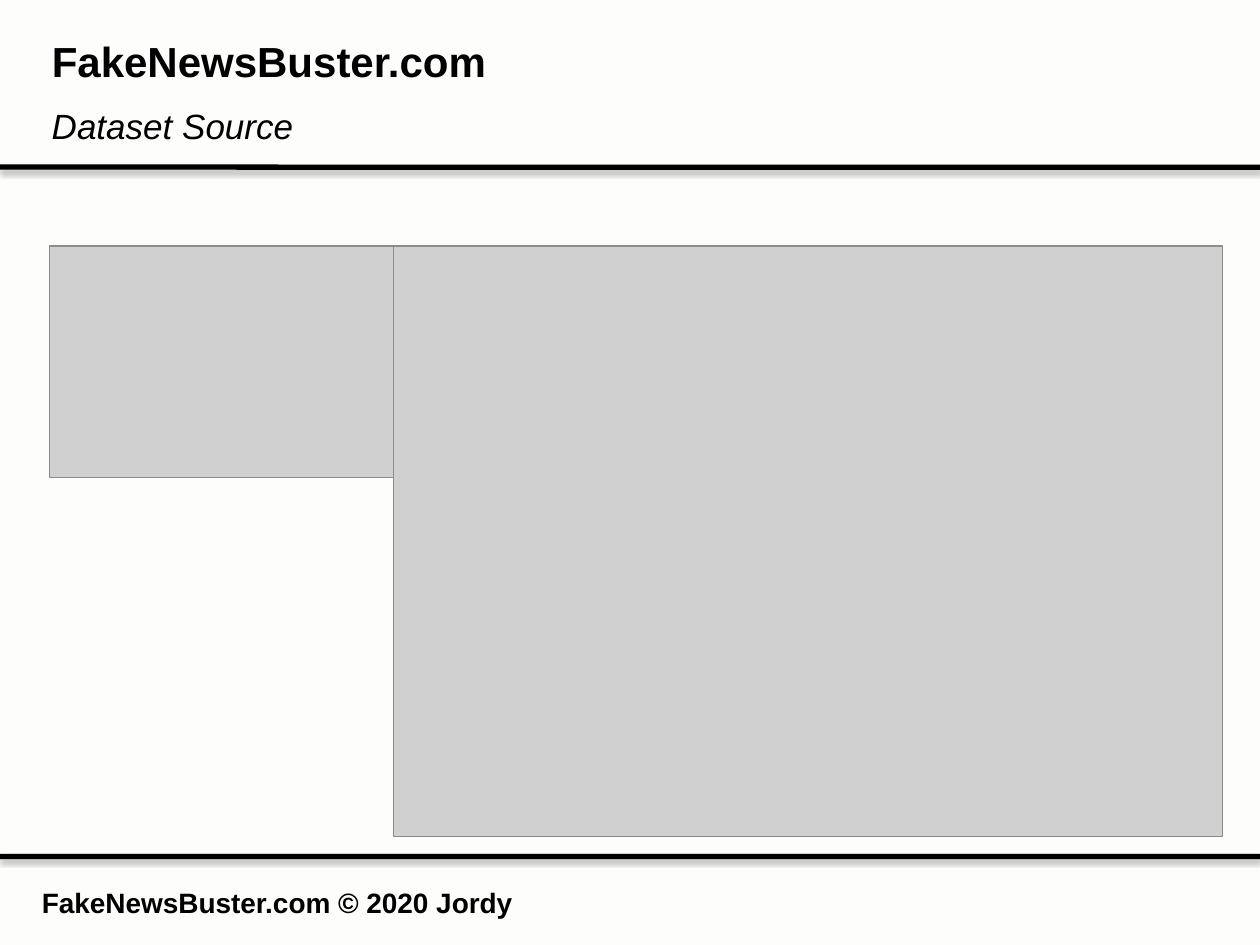
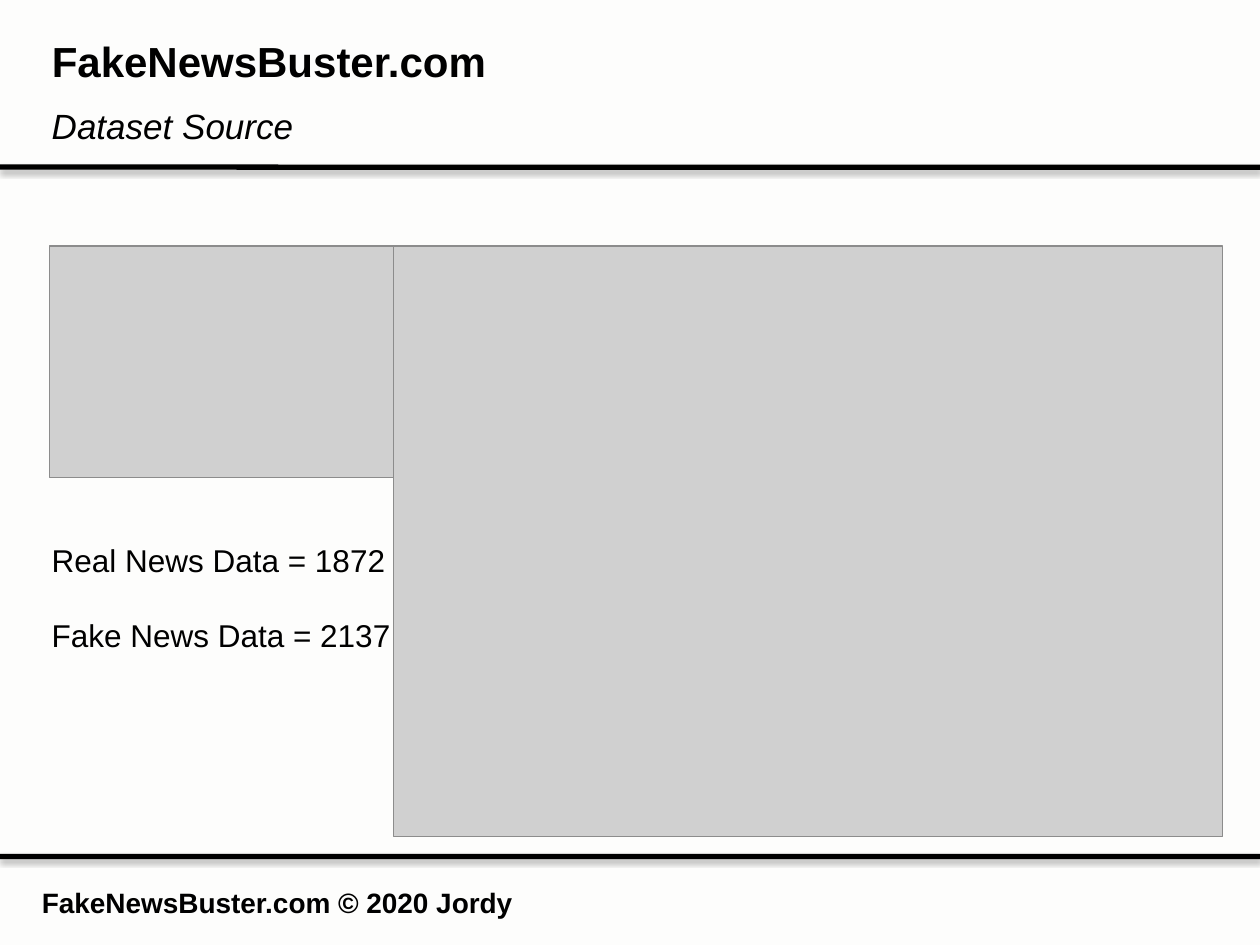
Before and after one commit to Jordyyusim/Fake-News-Detection, a slide deck: slide 5 of Presentation.pptx. Drawn at 1260x945 pixels with LibreOffice and Linux fonts; fonts in the diff are those of the drawing; grey boxes stand for pictures. Boxes give left, top, right and bottom in pixels: in the first picture for what was removed or moved away, otherwise in the second. Text is boxed around its words. In the diff, an @@ line names an element or a change of style, - is before the commit and + after.

```diff
--- a/Presentation.pptx
+++ b/Presentation.pptx
@@ text added at [52,549,390,648], 18 pt, text #000000 @@
+Real News Data = 1872
+Fake News Data = 2137
```
